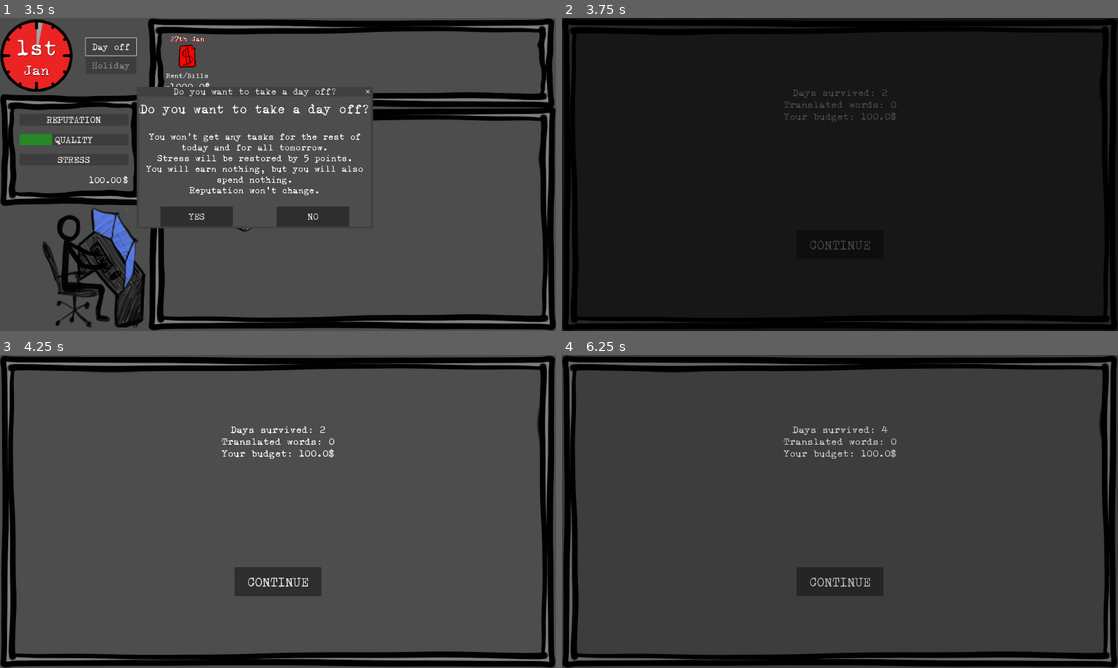
Above: before the commit, frames 1-4 (two rows, left to right).
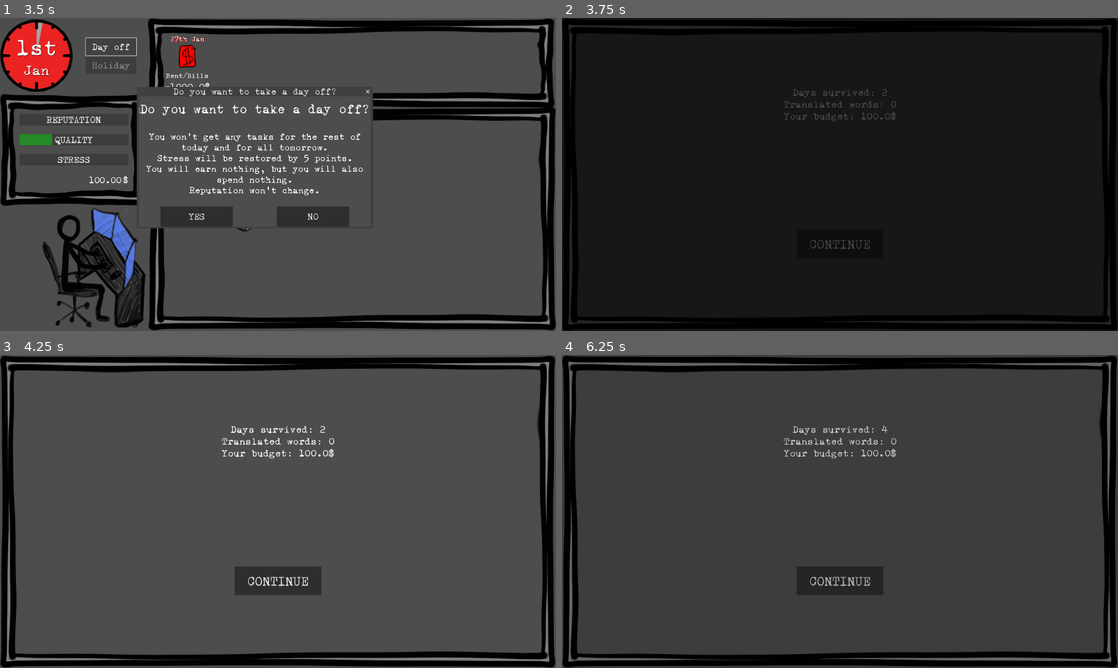
Above: after the commit, the same moments.

Repository: ildede/game-off-2025
Game: Godot game, scene res://scenes/game/screens/splash_screen/splash.tscn
The game is run twice, just before and just after one commit, with the same random seed, the same clock (stepped at 60 frames per second) and the same inputs.
Inputs:
- Up to frame 1 (3.5 s): click "LET'S GO!" at 0.5 s; click "START" at 1.25 s; click "Accept" at 2 s; click "Day off" at 2.75 s
- Up to frame 2 (3.75 s): click "YES" at 3.5 s
- Up to frame 3 (4.25 s): no input
- Up to frame 4 (6.25 s): click "CONTINUE" at 4.25 s; click "Day off" at 5 s; click "YES" at 5.75 s

Frame 1 is identical in both runs. In frame 2, 0.1% of the frame differs, in the area x 40-60%, y 22-74%; in frame 3, 0.5%, in the area x 39-61%, y 22-75%; in frame 4, 0.4%.

Commit message:
fix: tasks image is no longer shared between overtime and invoices

Diff:
--- a/scenes/game/screens/daily_screen/daily.gd
+++ b/scenes/game/screens/daily_screen/daily.gd
@@ -13,7 +13,6 @@
 			Global.game_state.money
 		]))
 
-
 func _on_continue_button_pressed() -> void:
 	print("[DAILY] _on_continue_button_pressed")
 	for bill in Global.game_state.bills:
--- a/scenes/game/screens/daily_screen/daily.tscn
+++ b/scenes/game/screens/daily_screen/daily.tscn
@@ -41,4 +41,7 @@
 theme_override_font_sizes/font_size = 45
 text = "CONTINUE"
 
+[node name="ItemList" type="ItemList" parent="Panel/GridContainer"]
+layout_mode = 2
+
 [connection signal="pressed" from="Panel/GridContainer/StatisticGrid/Continue" to="." method="_on_continue_button_pressed"]
--- a/scenes/game/screens/overtime/overtime.gd
+++ b/scenes/game/screens/overtime/overtime.gd
@@ -15,7 +15,7 @@
 
 	for task: Models.OngoingTask in Global.game_state.ongoing_task.filter(func(t:Models.OngoingTask):return t.deadline_days <= 2):
 		var index_added = $Panel/OvertimeGrid/ItemList.add_item(
-			"Words left: {0}".format([task.remaining_words]),
+			"Words left\n{0}".format([task.remaining_words]),
 			texture
 		)
 		selectable.set(index_added, task.task_id)
--- a/scenes/game/screens/overtime/overtime.tscn
+++ b/scenes/game/screens/overtime/overtime.tscn
@@ -2,11 +2,11 @@
 
 [ext_resource type="Script" uid="uid://712sanv7ul8u" path="res://scenes/game/screens/overtime/overtime.gd" id="1_q72v6"]
 [ext_resource type="Theme" uid="uid://cym7llujgpfif" path="res://scenes/ui/global_themes/main_theme.tres" id="2_305ml"]
-[ext_resource type="Texture2D" uid="uid://cvaxghcsay80s" path="res://icon.svg" id="3_rsegk"]
+[ext_resource type="Texture2D" uid="uid://c3gws3sshfflo" path="res://scenes/game/screens/overtime/task.png" id="2_q72v6"]
 
 [node name="Overtime" type="Node"]
 script = ExtResource("1_q72v6")
-texture = ExtResource("3_rsegk")
+texture = ExtResource("2_q72v6")
 
 [node name="Panel" type="PanelContainer" parent="."]
 anchors_preset = 15
@@ -37,9 +37,10 @@
 layout_mode = 2
 size_flags_vertical = 3
 allow_search = false
+max_text_lines = 2
 auto_width = true
 auto_height = true
-max_columns = 5
+max_columns = 10
 same_column_width = true
 icon_mode = 0
 
--- a/scenes/ui/invoices/invoice.tscn
+++ b/scenes/ui/invoices/invoice.tscn
@@ -1,6 +1,6 @@
 [gd_scene load_steps=3 format=3 uid="uid://dejuwbvt3slkw"]
 
-[ext_resource type="Texture2D" uid="uid://c3gws3sshfflo" path="res://scenes/game/entities/task/task.png" id="1_7ft1s"]
+[ext_resource type="Texture2D" uid="uid://bytck8jlqx24w" path="res://scenes/ui/invoices/task.png" id="2_3mnsi"]
 [ext_resource type="Script" uid="uid://cs63yaddrupxt" path="res://scenes/ui/invoices/invoice.gd" id="2_gu7gp"]
 
 [node name="Invoice" type="Node2D"]
@@ -9,7 +9,7 @@
 [node name="Sprite" type="Sprite2D" parent="."]
 scale = Vector2(1, 0.5)
 skew = 0.87266463
-texture = ExtResource("1_7ft1s")
+texture = ExtResource("2_3mnsi")
 
 [node name="Area2D" type="Area2D" parent="."]
 scale = Vector2(1, 0.5)
Binary file added: scenes/game/screens/overtime/task.png
Not shown, added: scenes/game/screens/overtime/task.png.import
Renamed: scenes/game/entities/task/task.png -> scenes/ui/invoices/task.png
Not shown, changed: scenes/ui/invoices/task.png.import
